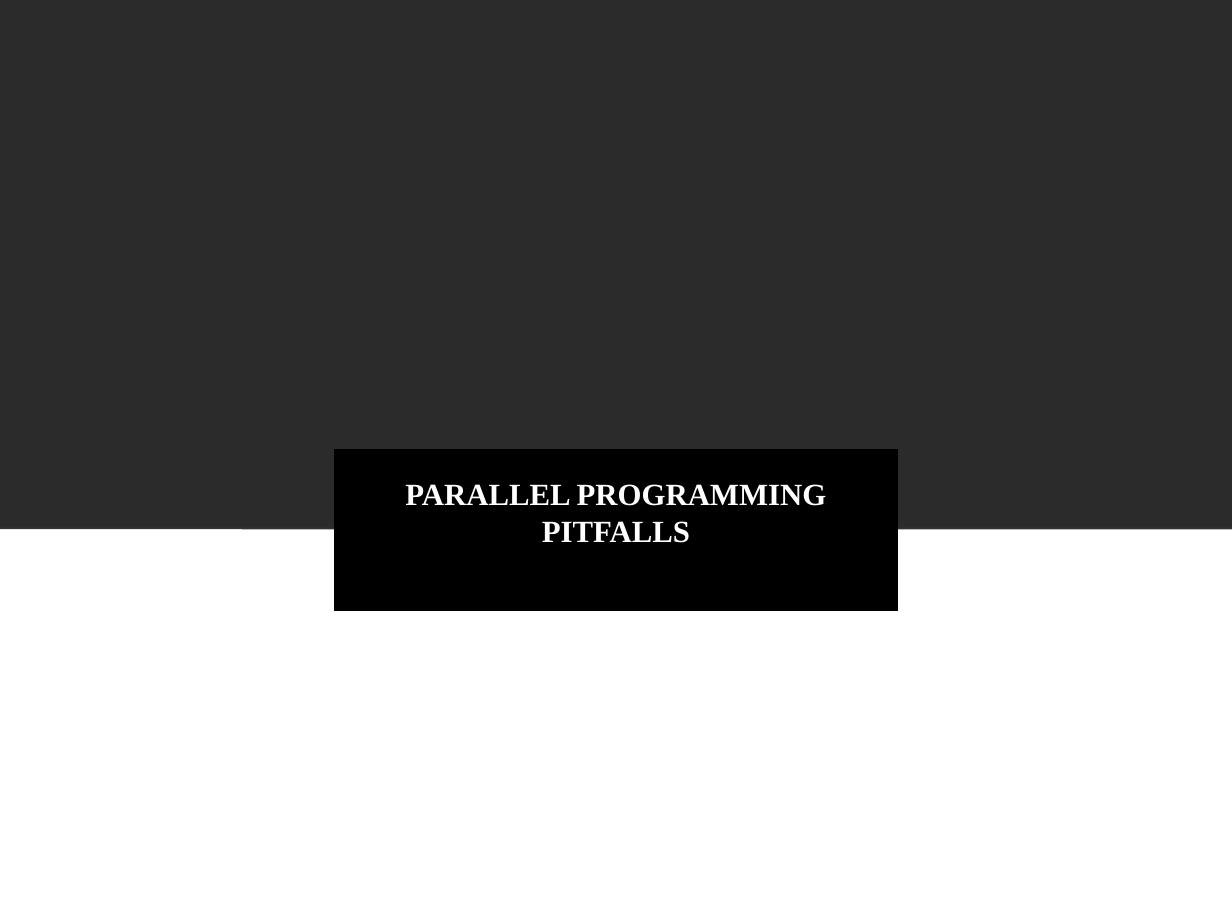
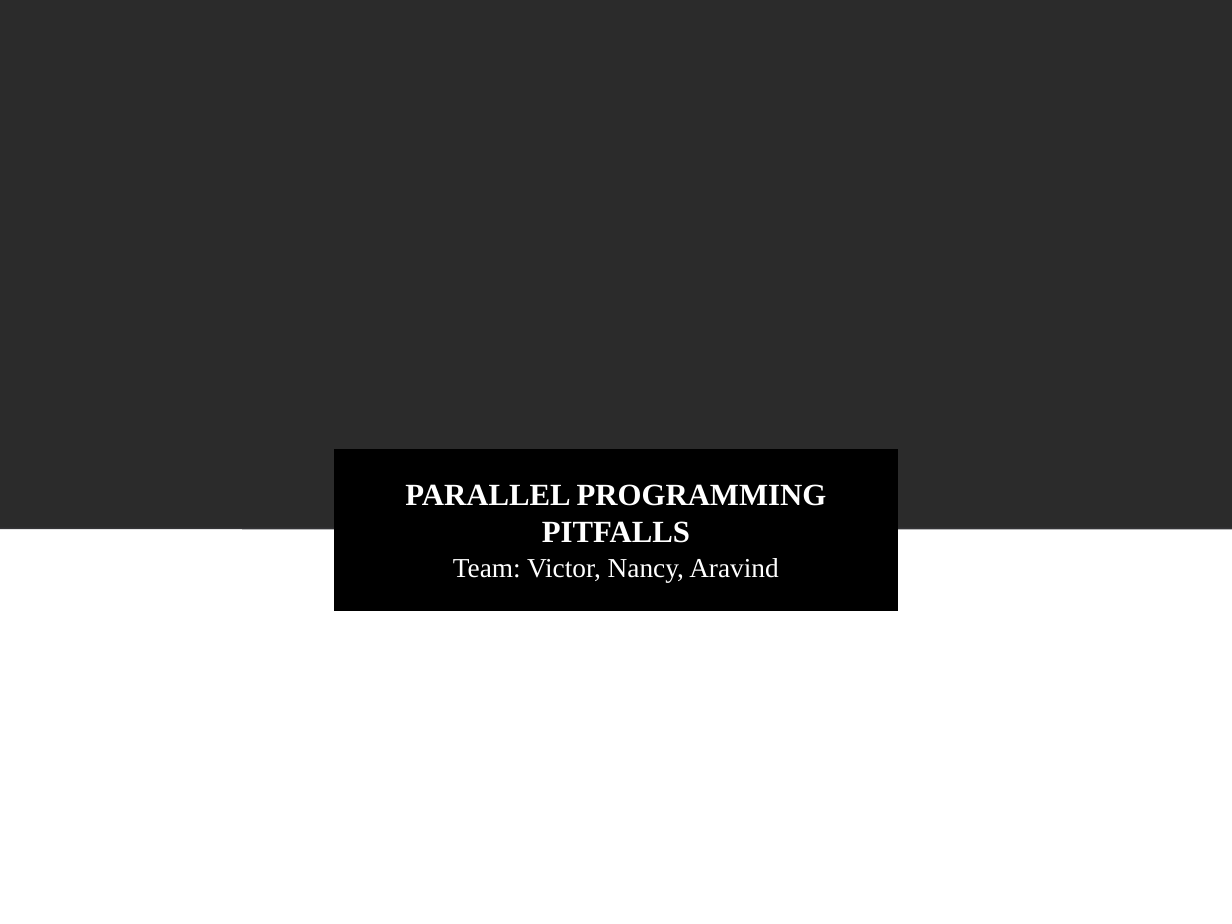
Before and after one commit to vong-srey/Paravantage, a slide deck: slide 1 of Presentation.pptx. Drawn at 1232x924 pixels with LibreOffice and Linux fonts; fonts in the diff are those of the drawing; background and template pictures are left out; a plain dark background stands for a picture behind light text. Boxes give left, top, right and bottom in pixels: in the first picture for what was removed or moved away, otherwise in the second. Text is boxed around its words. In the diff, an @@ line names an element or a change of style, - is before the commit and + after.

```diff
--- a/Presentation.pptx
+++ b/Presentation.pptx
@@ subtitle added at (x1=453, y1=558, x2=778, y2=582), 16 pt, text #FFFFFF @@
+Team: Victor, Nancy, Aravind
```
Also in this commit, not shown: 6 other slides changed, 3 slides removed.
